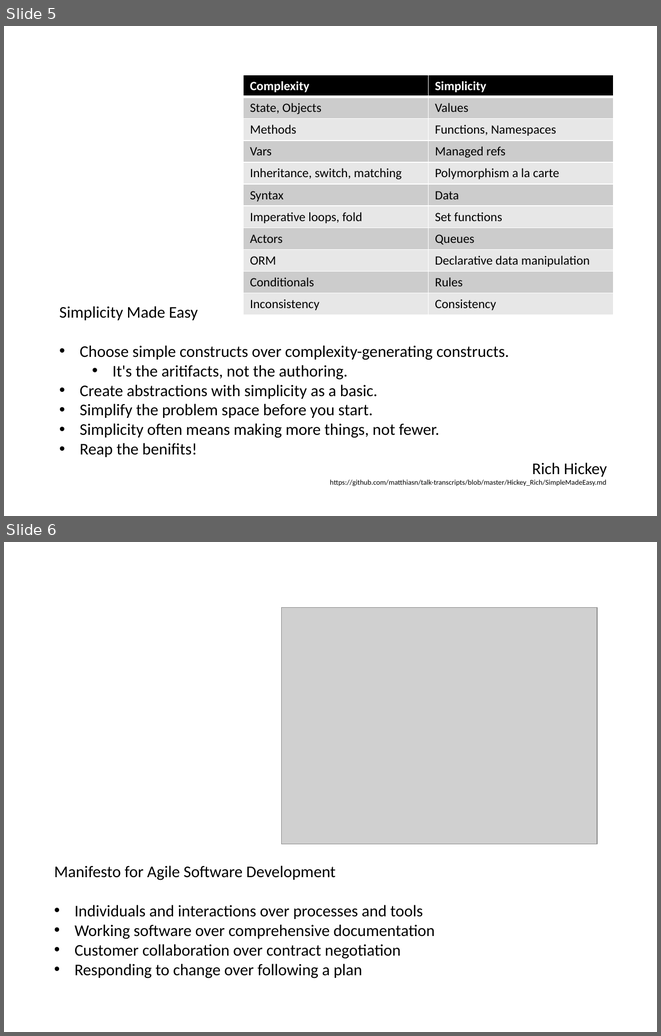
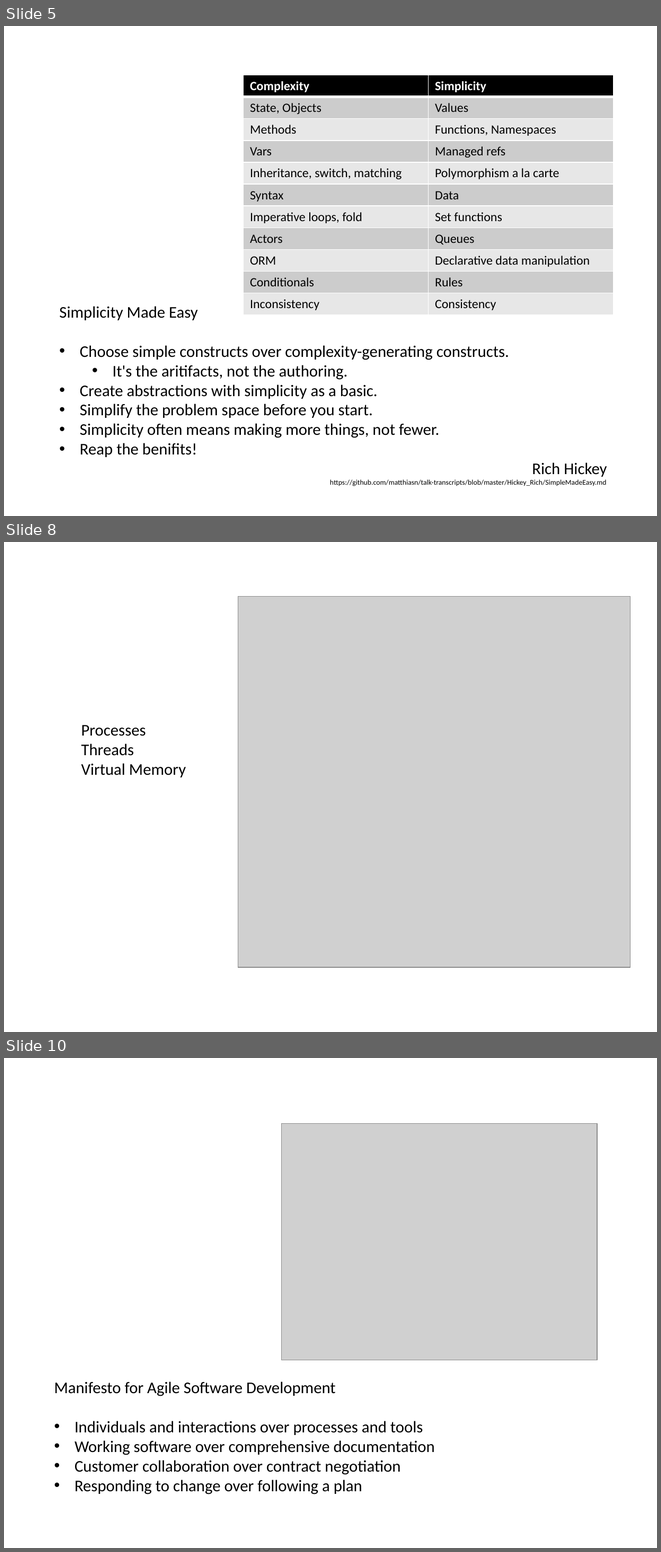
Before and after one commit to hotjk/translation, a slide deck: abstract.pptx. Shown one above the other, each under a label of ours: slides 5 and 6 before the commit, slides 5, 8 and 10 after it; the slides between them are not shown. The pictures are 661x1036 and 661x1552 pixels, drawn with LibreOffice and Linux fonts; fonts in the diff are those of the drawing; grey boxes stand for pictures. Boxes give left, top, right and bottom in pixels: in the first picture for what was removed or moved away, otherwise in the second. Text is boxed around its words. In the diff, an @@ line names an element or a change of style, - is before the commit and + after.

```diff
--- a/abstract.pptx
+++ b/abstract.pptx
@@ slide 8 added at (4,542,657,1032), background #FFFFFF @@
@@ picture added at (238,596,630,967) @@
@@ text added at (81,725,186,777), 18 pt, text #000000 @@
+Processes
+Threads
+Virtual Memory
@@ what was slide 6 is now slide 10 @@
```
Also in this commit, not shown: 1 slide changed, 3 other slides added.
